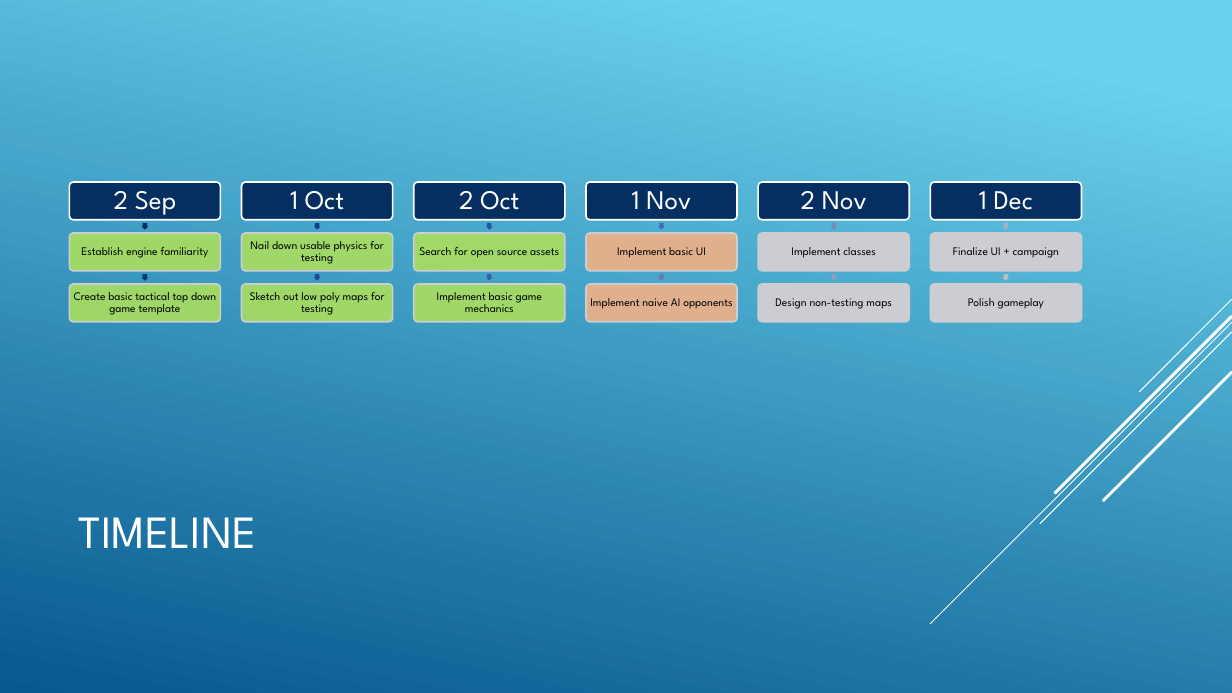
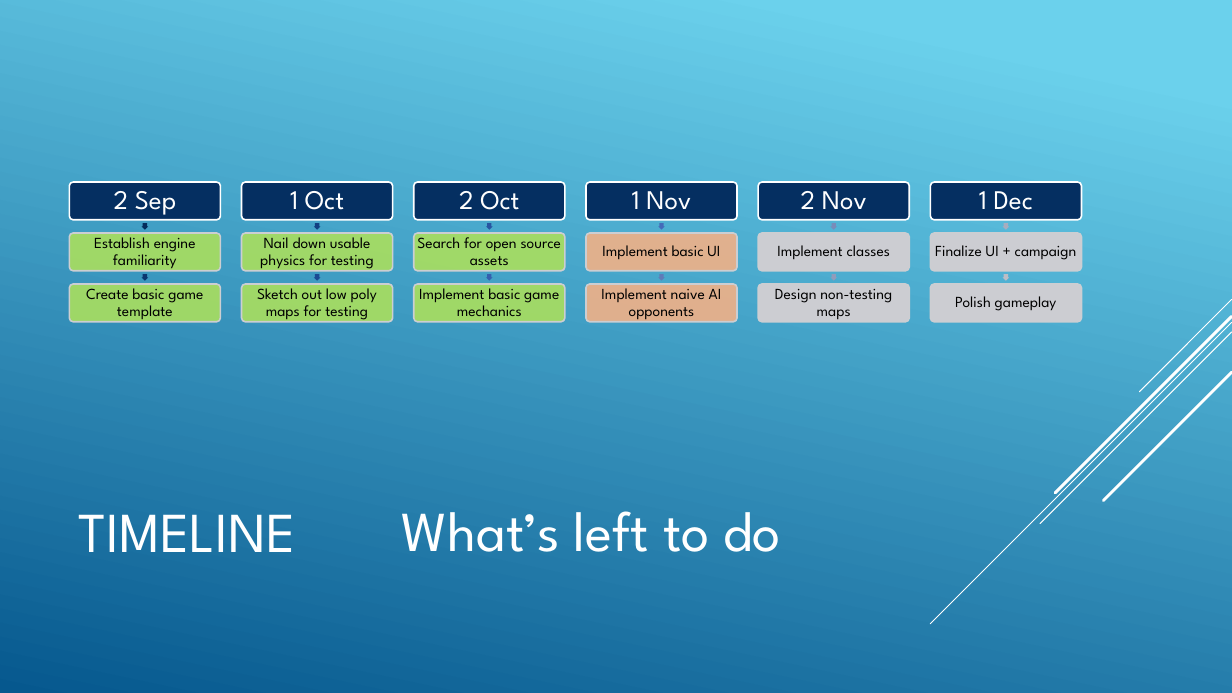
Before and after one commit to rystills/RPI-Kart, a slide deck: slide 7 of Midterm Presentation.pptx (slide 3 before the commit). Drawn at 1232x693 pixels with LibreOffice and Linux fonts; fonts in the diff are those of the drawing. Boxes give left, top, right and bottom in pixels: in the first picture for what was removed or moved away, otherwise in the second. Text is boxed around its words. In the diff, an @@ line names an element or a change of style, - is before the commit and + after.

```diff
--- a/Midterm Presentation.pptx
+++ b/Midterm Presentation.pptx
@@ text in freeform shape at [86, 284, 203, 319]: text changed; size 9 to 12 pt @@
-Create basic tactical top down game template
+Create basic game template
@@ size 9 to 12 pt; more space between paragraphs in 11 elements at [69, 233, 220, 271], [241, 233, 392, 271], [241, 284, 392, 322], [414, 233, 565, 271], [414, 284, 565, 322], [586, 233, 737, 271], [586, 284, 737, 322], [759, 233, 909, 271], [759, 284, 909, 322], [931, 233, 1081, 271], [931, 284, 1081, 322] @@
@@ title "TIMELINE" at [78, 514, 296, 552]: size 36 to 44 pt @@
@@ text added at [402, 511, 781, 552], 44 pt, text #FFFFFF @@
+What’s left to do
```
Also in this commit, not shown: 6 slides added, 1 slide removed.
